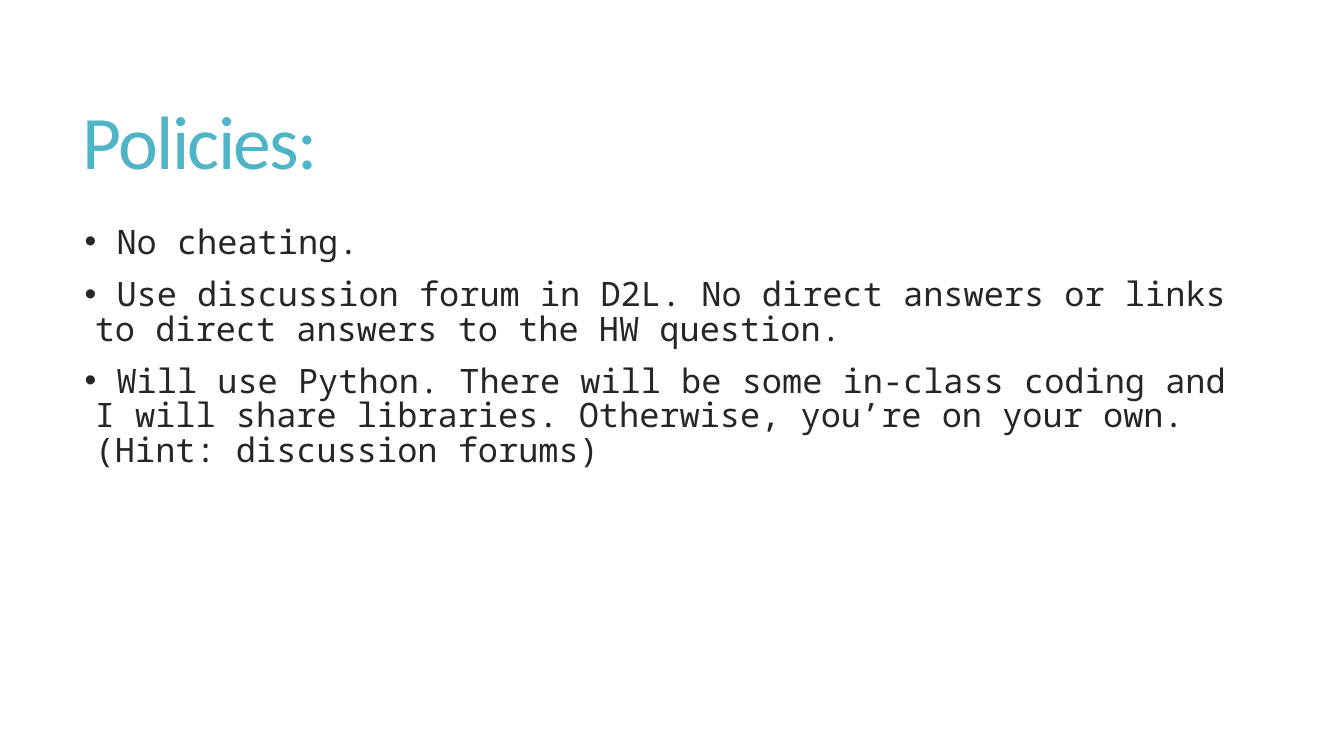
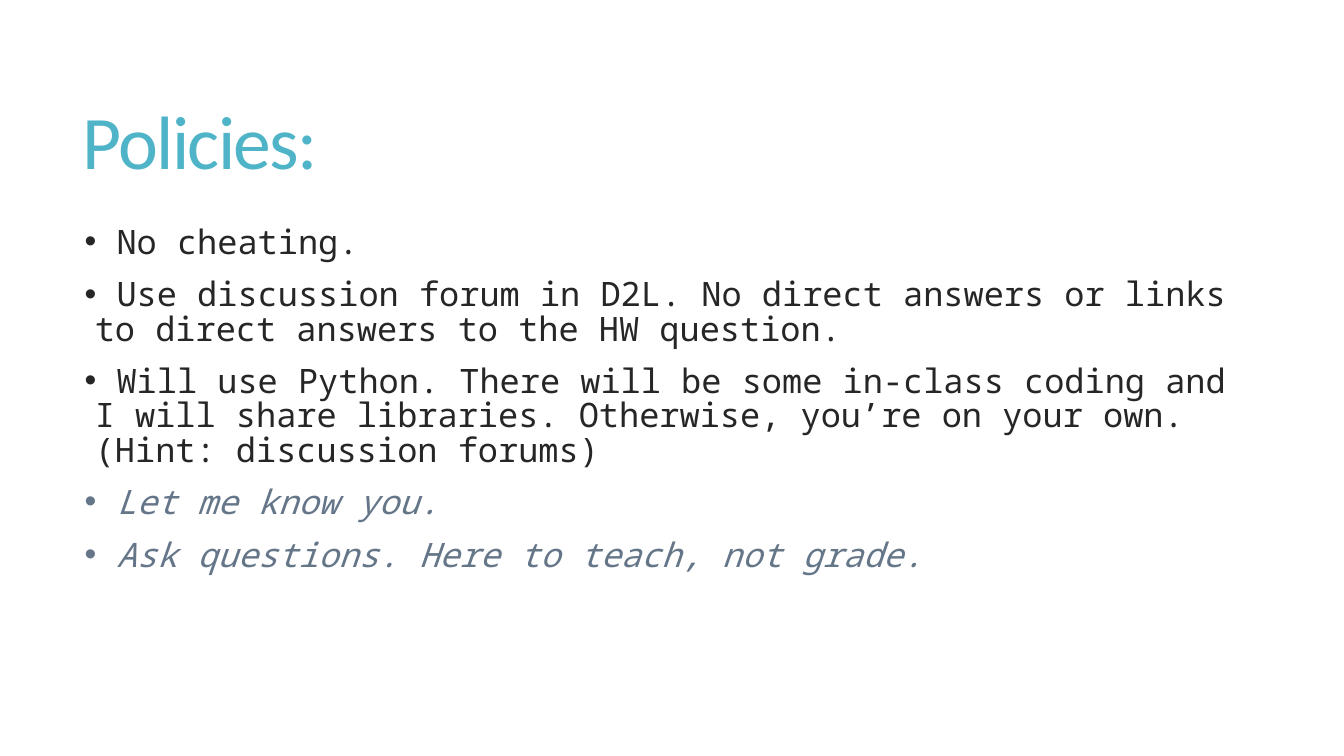
Before and after one commit to mrsfgl/ece466_dsp_ss2022, a slide deck: slide 4 of Lecture Slides/Lecture_0.pptx. Drawn at 1344x756 pixels with LibreOffice and Linux fonts; fonts in the diff are those of the drawing. Boxes give left, top, right and bottom in pixels: in the first picture for what was removed or moved away, otherwise in the second. Text is boxed around its words. In the diff, an @@ line names an element or a change of style, - is before the commit and + after.

```diff
--- a/Lecture Slides/Lecture_0.pptx
+++ b/Lecture Slides/Lecture_0.pptx
@@ text at [117, 488, 923, 575]: paragraphs added @@
+• Let me know you.
+• Ask questions. Here to teach, not grade.
```
Also in this commit, not shown: 5 other slides changed, 3 slides added, 1 slide removed, 7 other files.
